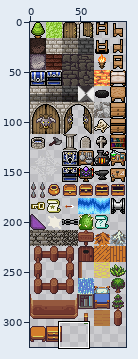
Sprite sheet: Assets/Tiles/rogueliketiles.png. Above, an overview of the earlier version with the close-up marked.
Close-up. Before:
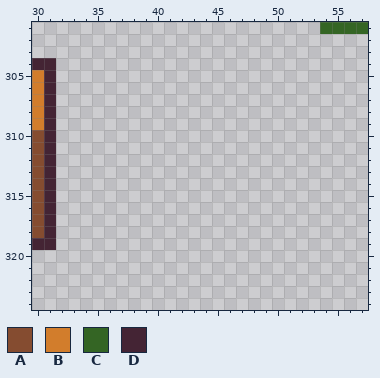
The file is 96x396 pixels. Colours within 5 levels of each other are drawn and written as one. Shown: x 30..57, y 301..324. The wide view leaves out empty margins.
Palette (. is transparent): A #854c30  B #d27d2c  C #346524  D #442434
Pixels before, first column x 30:
301 ........................CCCC
302 ............................
303 ............................
304 DD..........................
305 BD..........................
306 BD..........................
307 BD..........................
308 BD..........................
309 BD..........................
310 AD..........................
311 AD..........................
312 AD..........................
313 AD..........................
314 AD..........................
315 AD..........................
316 AD..........................
317 AD..........................
318 AD..........................
319 DD..........................
Once edited:
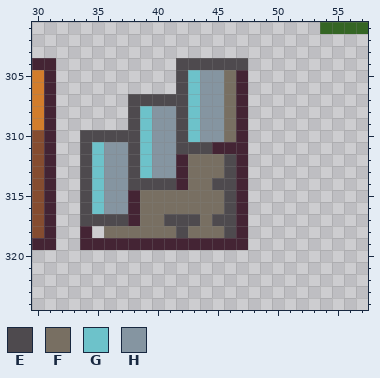
Colours new in this view: E #4e4a4e  F #786f62  G #6dc2ca  H #8595a1
Edits made:
Changed rows in their new state; - is an unchanged pixel.
first column x 34:
304 --------EEEEEE
305 --------EGHHFD
306 --------EGHHFD
307 ----EEEEEGHHFD
308 ----EGHHEGHHFD
309 ----EGHHEGHHFD
310 EEEEEGHHEGHHFD
311 EGHHEGHHEEEDDD
312 EGHHEGHHDFFFED
313 EGHHEGHHDFFFED
314 EGHHEEEEDFFEED
315 EGHHDFFFFFFFED
316 EGHHDFFFFFFFED
317 EEEEDFFEEEFEED
318 D-FFFFFFEFFFED
319 DDDDDDDDDDDDDD
Changed places in both close-ups, as pixel boxes (x1, y1, x2, y2):
added: (80, 58, 248, 250)
